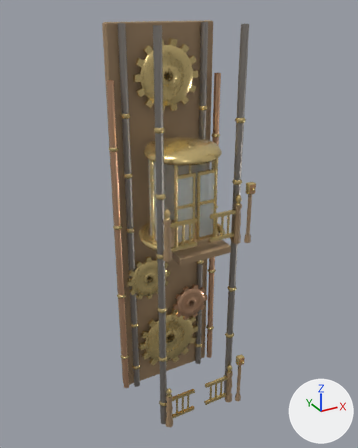
One commit to the glTF model assets/architecture/elevator_tower.glb: the scene before it, then after it.
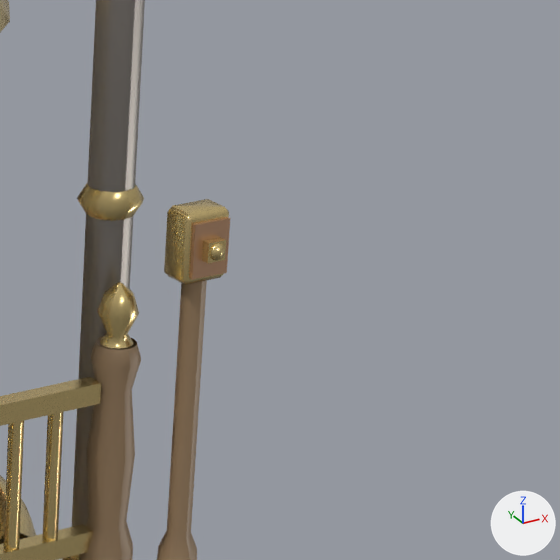
The first picture shows the older version from a camera (50 mm lens) standing at (-3.06, -4.09, 6.08) and looking at (-0.02, 1.44, 3.32). The close-ups show the older and then the newer version on the part from 61% to 86% of the width and 34% to 53% of the height of that picture. Only the edits that show in the close-ups are written down. Arrows for +X, +Y and +Z are at lower right; the lights stay in place. Where no turn or scale is listed for an object, it has been applied to the vertices. Vertices at exactly the same position are counted once.

Script lines for the objects in view, before the commit:
```python
me_elevator_tower_static_mesh = bpy.data.meshes.new('Elevator_Tower_Static_Mesh')
me_elevator_tower_static_mesh.from_pydata(...)  # 2482 vertices, 3736 faces; spans x -0.85..0.85, y -0.67..0.65, z 0.41..5.91
# faces by material slot: [976, 96, 2592, 72]
me_elevator_tower_static_mesh.materials.append(mat_lift_walnut)  # brown #a28666
me_elevator_tower_static_mesh.materials.append(mat_lift_iron)  # grey #9a948d
me_elevator_tower_static_mesh.materials.append(mat_lift_brass)  # yellow #e9cf8f
me_elevator_tower_static_mesh.materials.append(mat_lift_copper)  # beige #ddaf8c
me_liftgate_f2r_mesh = bpy.data.meshes.new('LiftGate_f2R_Mesh')
me_liftgate_f2r_mesh.from_pydata(...)  # 64 vertices, 72 faces; spans x -0.38..0.0, y -0.02..0.02, z 0.097..0.472
me_liftgate_f2r_mesh.materials.append(mat_lift_brass)  # yellow #e9cf8f
me_liftswitchbtn_f2_mesh = bpy.data.meshes.new('LiftSwitchBtn_f2_Mesh')
me_liftswitchbtn_f2_mesh.from_pydata(...)  # 78 vertices, 124 faces; spans x -0.021..0.021, y -0.026..0.013, z -0.021..0.021
me_liftswitchbtn_f2_mesh.materials.append(mat_lift_brass)  # yellow #e9cf8f
ob_elevator_tower_static = bpy.data.objects.new('Elevator_Tower_Static', me_elevator_tower_static_mesh)
ob_elevator_tower_static.location = (0.0, 1.38, 0.0)
ob_liftgate_f2r = bpy.data.objects.new('LiftGate_f2R', me_liftgate_f2r_mesh)
ob_liftgate_f2r.location = (0.48, 0.83, 3.18)
ob_liftswitchbtn_f2 = bpy.data.objects.new('LiftSwitchBtn_f2', me_liftswitchbtn_f2_mesh)
ob_liftswitchbtn_f2.location = (0.66, 0.705, 3.94)
```
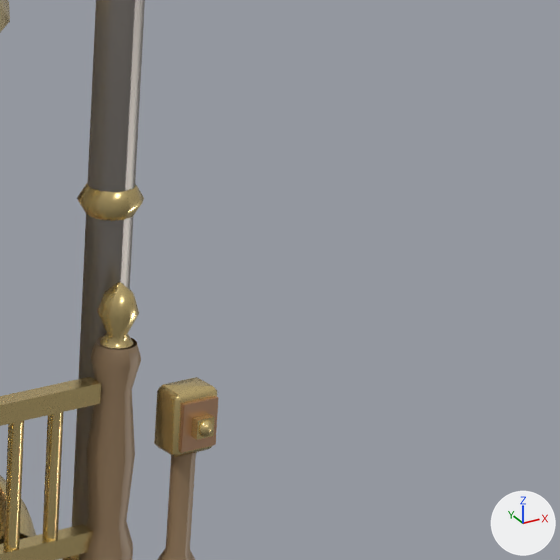
The change, as a diff of the scene's bpy script:
```diff
--- a/assets/architecture/elevator_tower.glb.py
+++ b/assets/architecture/elevator_tower.glb.py
@@ me_elevator_tower_static_mesh @@
 me_elevator_tower_static_mesh.from_pydata(...)  # 2482 vertices, 3736 faces; spans x -0.85..0.85, y -0.67..0.65, z 0.41..5.91
 # used by ob_elevator_tower_static; location = (0.0, 1.38, 0.0)
+# me_elevator_tower_static_mesh part 1: the loose piece of 26 vertices spanning x 0.61..0.72, y -0.66..-0.58, z 3.87..4.01 is moved by (0.0, 0.0, -0.38)
+# me_elevator_tower_static_mesh part 2: the loose piece of 8 vertices spanning x 0.62..0.7, y -0.67..-0.65, z 3.88..4.0 is moved by (0.0, 0.0, -0.38)
+# me_elevator_tower_static_mesh part 3: 40 of the vertices in x 0.62..0.7, y -0.66..-0.58, z 3.26..3.9 are scaled about their middle by (1, 1, 0.418), then moved by (0.0, 0.0, -0.21)
 me_elevator_tower_static_mesh.materials.append(mat_lift_walnut)
@@ ob_liftswitchbtn_f2 @@
 ob_liftswitchbtn_f2 = bpy.data.objects.new('LiftSwitchBtn_f2', me_liftswitchbtn_f2_mesh)
-ob_liftswitchbtn_f2.location = (0.66, 0.705, 3.94)
+ob_liftswitchbtn_f2.location = (0.66, 0.705, 3.56)
```

Boxes [x1, y1, x2, y2] around the edits, measured in the close-ups (560 x 560 px; the box of a moved part takes in the faces that stretch with it):
'Elevator_Tower_Static', reshaped: before [0, 0, 230, 560]; after [0, 0, 219, 560]
'LiftSwitchBtn_f2', moved: before [202, 237, 226, 263]; after [191, 414, 215, 440]
part 1 of me_elevator_tower_static_mesh, moved or reshaped: before [164, 199, 229, 285]; after [154, 377, 217, 457]
part 2 of me_elevator_tower_static_mesh, moved or reshaped: before [190, 217, 230, 280]; after [179, 396, 219, 453]
part 3 of me_elevator_tower_static_mesh, moved or reshaped: before [157, 280, 207, 560]; after [158, 452, 197, 560]
